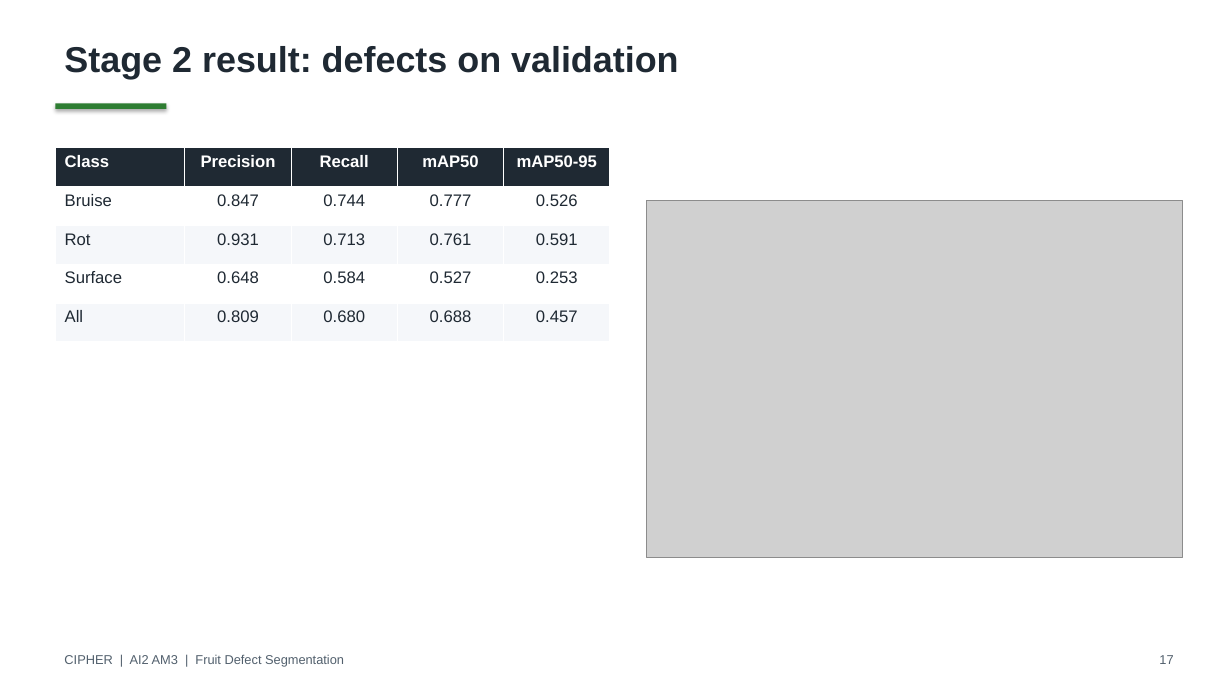
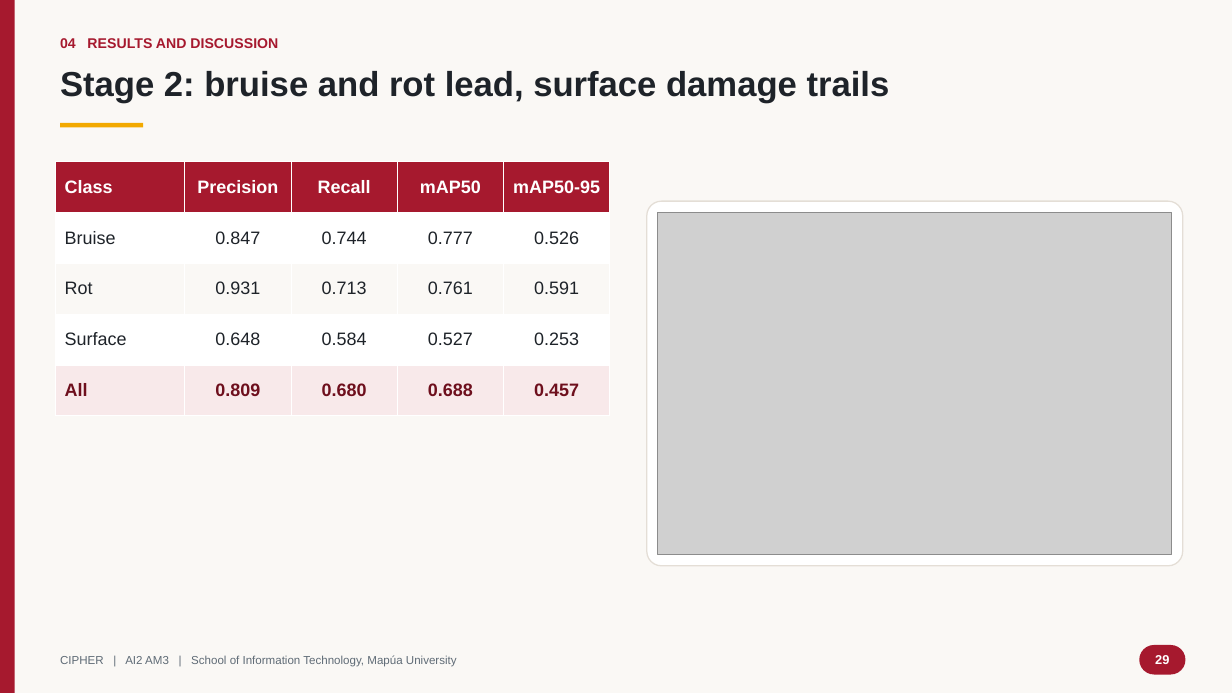
Before and after one commit to RalphKGM/ai2-computer-vision, a slide deck: slide 29 of 5_PPT_Presentation/CIPHER_AI2_Final_Defense.pptx (slide 17 before the commit). Drawn at 1232x693 pixels with LibreOffice and Linux fonts; fonts in the diff are those of the drawing; grey boxes stand for pictures. Boxes give left, top, right and bottom in pixels: in the first picture for what was removed or moved away, otherwise in the second. Text is boxed around its words. In the diff, an @@ line names an element or a change of style, - is before the commit and + after.

```diff
--- a/5_PPT_Presentation/CIPHER_AI2_Final_Defense.pptx
+++ b/5_PPT_Presentation/CIPHER_AI2_Final_Defense.pptx
@@ background #FFFFFF to #FAF8F5 @@
@@ rectangle added at (0, 0, 15, 693), fill #A6192E @@
@@ text added at (60, 38, 278, 48), 11 pt, text #A6192E, bold @@
+04 RESULTS AND DISCUSSION
@@ text at (60, 71, 890, 103): text changed; size 28 to 27 pt; text colour #1F2933 to #1E2329 @@
-Stage 2 result: defects on validation
+Stage 2: bruise and rot lead, surface damage trails
@@ rectangle: place and size @@
-rectangle at (55, 104, 166, 109)
+rectangle at (60, 123, 143, 128)
@@ rectangle at (60, 123, 143, 128): fill #2E7D32 to #F2A900; shadow off @@
@@ table at (55, 162, 610, 416) @@
@@ fill #1F2933 to #A6192E in row 1 @@
@@ fill #F5F7FA to #FAF8F5 in row 3 @@
@@ fill #F5F7FA to #F8E9EA in row 5 @@
@@ size 13 to 14 pt @@
@@ text colour #1F2933 to #1E2329 in "Bruise", "0.847", "0.744", "0.777" and 11 more places @@
@@ text colour #1F2933 to #6E0F1D, bold on in "All", "0.809", "0.680", "0.688" and 1 more places @@
@@ table: place and size @@
-table at (55, 148, 610, 342)
+table at (55, 162, 610, 416)
@@ rounded rectangle added at (647, 201, 1183, 567), fill #FFFFFF, outline #E4DED6 1 pt @@
@@ picture: place and size @@
-picture at (647, 201, 1183, 558)
+picture at (658, 213, 1172, 555)
@@ text at (60, 655, 457, 667): text changed; size 10 to 9 pt; text colour #52606D to #5F6B76 @@
-CIPHER | AI2 AM3 | Fruit Defect Segmentation
+CIPHER | AI2 AM3 | School of Information Technology, Mapúa University
@@ rounded rectangle added at (1140, 645, 1186, 675), fill #A6192E, 10 pt, text #FFFFFF, bold @@
+29
@@ text removed at (1159, 655, 1173, 664) @@
-17
```
Also in this commit, not shown: 12 other slides changed, 31 slides added, 19 slides removed, 1 other file.
